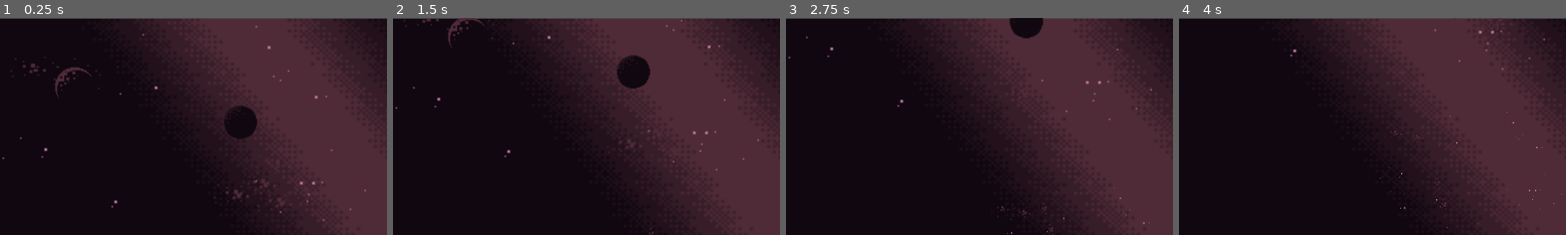
Above: before the commit, frames 1-4 (left to right).
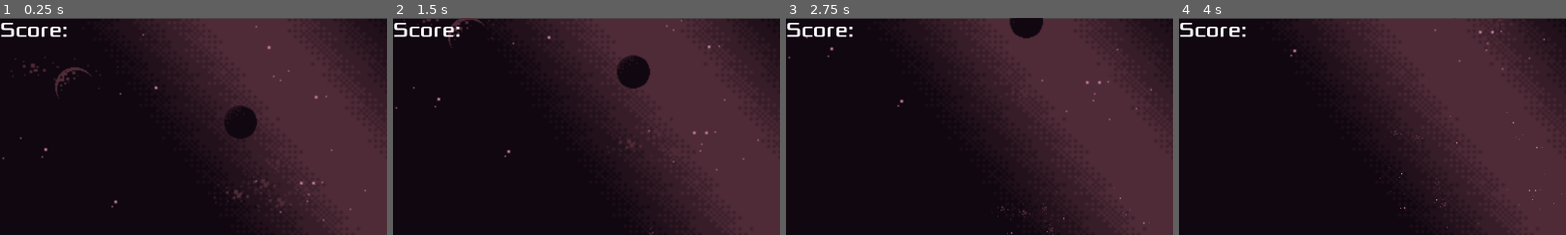
Above: after the commit, the same moments.

Repository: djgamekid/redox-chem-game-nuke
Game: Godot game, scene res://level_1.tscn
Same seed, same stepped clock (60 frames per second), same inputs: the game is played once before the commit and once after it. This scene is started directly instead of the project's main scene.
Inputs:
- Up to frame 1 (0.25 s): no input
- Up to frame 2 (1.5 s): no input
- Up to frame 3 (2.75 s): no input
- Up to frame 4 (4 s): no input
The pictures show only the part of the screen within x 0-50%, y 0-50%; the shares and areas given below are measured in that part.

The runs differ from the first frame. In frame 1, 0.5% of the frame differs, in the area x 0-18%, y 2-9%; in frame 2, 0.5%; in frame 3, 0.5%; in frame 4, 0.5%.

Commit message:
Added hud to level1

Diff:
--- a/level_1.tscn
+++ b/level_1.tscn
@@ -1,9 +1,12 @@
-[gd_scene load_steps=3 format=3 uid="uid://cxfsj8x1di53l"]
+[gd_scene load_steps=4 format=3 uid="uid://cxfsj8x1di53l"]
 
 [ext_resource type="Script" path="res://level_1.gd" id="1_a3k8v"]
 [ext_resource type="PackedScene" uid="uid://c7eb7hngf2bmm" path="res://background_1.tscn" id="2_dktp2"]
+[ext_resource type="PackedScene" uid="uid://mouvuk22mn85" path="res://hud.tscn" id="3_tpe4e"]
 
 [node name="Level1" type="Node2D"]
 script = ExtResource("1_a3k8v")
 
 [node name="Background1" parent="." instance=ExtResource("2_dktp2")]
+
+[node name="Hud" parent="." instance=ExtResource("3_tpe4e")]
